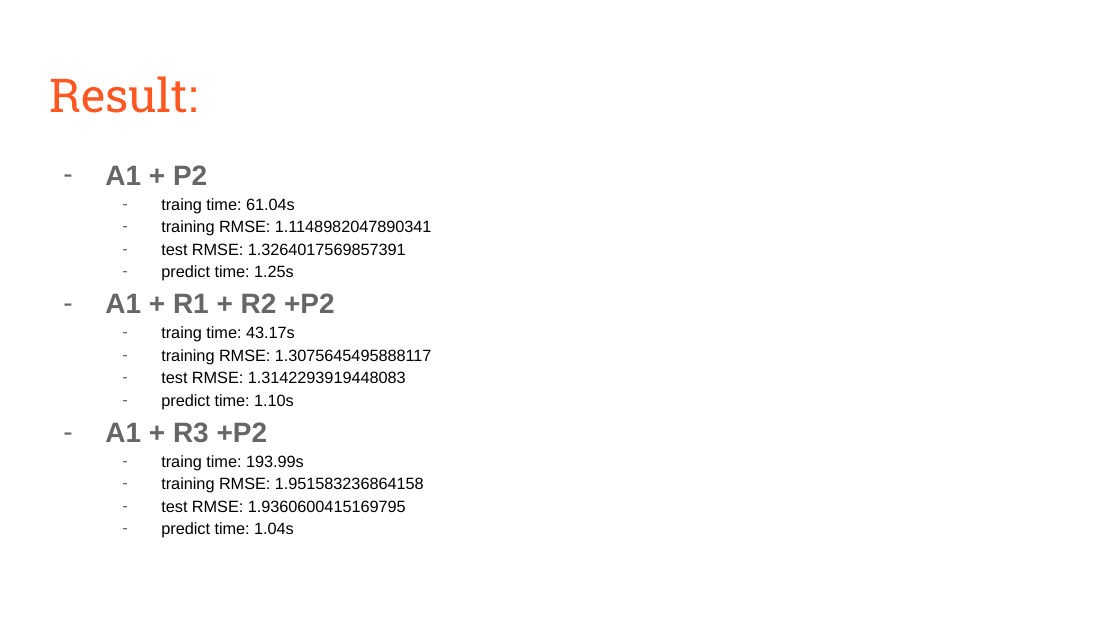
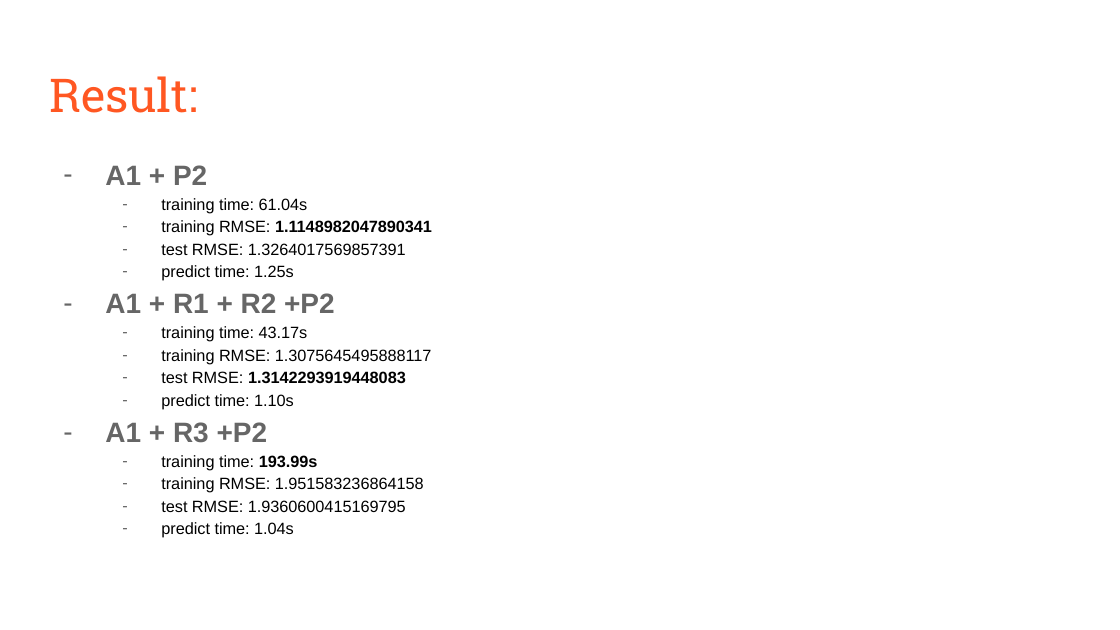
Before and after one commit to TZstatsADS/fall2019-project4-sec1-grp1, a slide deck: slide 7 of Project 4 Goup1.pptx. Drawn at 1120x630 pixels with LibreOffice and Linux fonts; fonts in the diff are those of the drawing. Boxes give left, top, right and bottom in pixels: in the first picture for what was removed or moved away, otherwise in the second. Text is boxed around its words. In the diff, an @@ line names an element or a change of style, - is before the commit and + after.

```diff
--- a/Project 4 Goup1.pptx
+++ b/Project 4 Goup1.pptx
@@ text at (161, 198, 308, 213): text changed @@
-  – traing time: 61.04s
+  – training time: 61.04s
@@ text at (161, 220, 432, 383): bold on in "1.1148982047890341", "1.3142293919448083" @@
@@ text at (161, 326, 308, 342): text changed @@
-  – traing time: 43.17s
+  – training time: 43.17s
@@ text at (161, 455, 318, 471): text changed @@
-  – traing time: 193.99s
+  – training time: 193.99s
```
